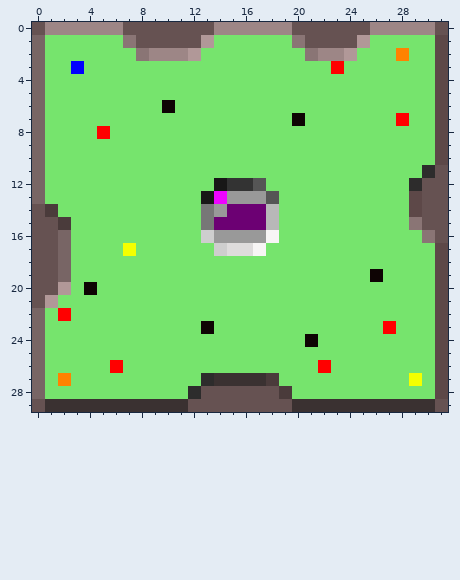
A pixel-art sprite gets an edit: res/map_01.png. Above: the version before the commit.
The file is 32x30 pixels.
After:
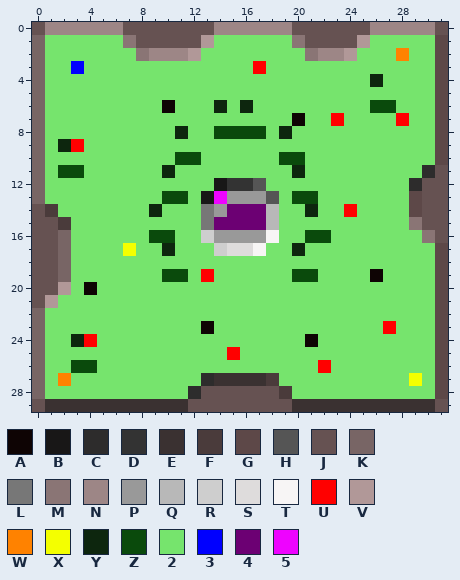
Palette (. is transparent): A #0e0404  B #181717  C #2d2c2c  D #333333  E #3a3131  F #4a3b3b  G #5d4848  H #555555  J #665252  K #786565  L #777777  M #8a7575  N #9d8686  P #999999  Q #b8b8b8  R #cecece  S #dedcdc  T #f7f5f5  U #ff0000  V #b19898  W #ff8200  X #f4ff00  Y #0d260e  Z #0a4a0c  2 #76e46d  3 #0000ff  4 #6c0073  5 #ee03ff
Change:
y 3: x 17 2 -> U; x 23 U -> 2
y 4: x 26 2 -> Y
y 6: x 14 2 -> Y; x 16 2 -> Y; x 26..27 22 -> ZZ
y 7: x 23 2 -> U
y 8: x 5 U -> 2; x 11 2 -> Y; x 14..17 2222 -> ZZZZ; x 19 2 -> Y
y 9: x 2..3 22 -> YU
y 10: x 11..12 22 -> ZZ; x 19..20 22 -> ZZ
y 11: x 2..3 22 -> ZZ; x 10 2 -> Y; x 20 2 -> Y
y 13: x 10..11 22 -> ZZ; x 20..21 22 -> ZZ
y 14: x 9 2 -> Y; x 21 2 -> Y; x 24 2 -> U
y 16: x 9..10 22 -> ZZ; x 21..22 22 -> ZZ
y 17: x 10 2 -> Y; x 20 2 -> Y
y 19: x 10..11 22 -> ZZ; x 13 2 -> U; x 20..21 22 -> ZZ
y 22: x 2 U -> 2
y 24: x 3..4 22 -> YU
y 25: x 15 2 -> U
y 26: x 3..4 22 -> ZZ; x 6 U -> 2
Boxes around the changes in both pictures, in picture pixels (x1, y1, x2, y2):
changed: (149, 61, 396, 282)
changed: (58, 126, 110, 178)
changed: (58, 308, 123, 373)
changed: (227, 347, 240, 360)
